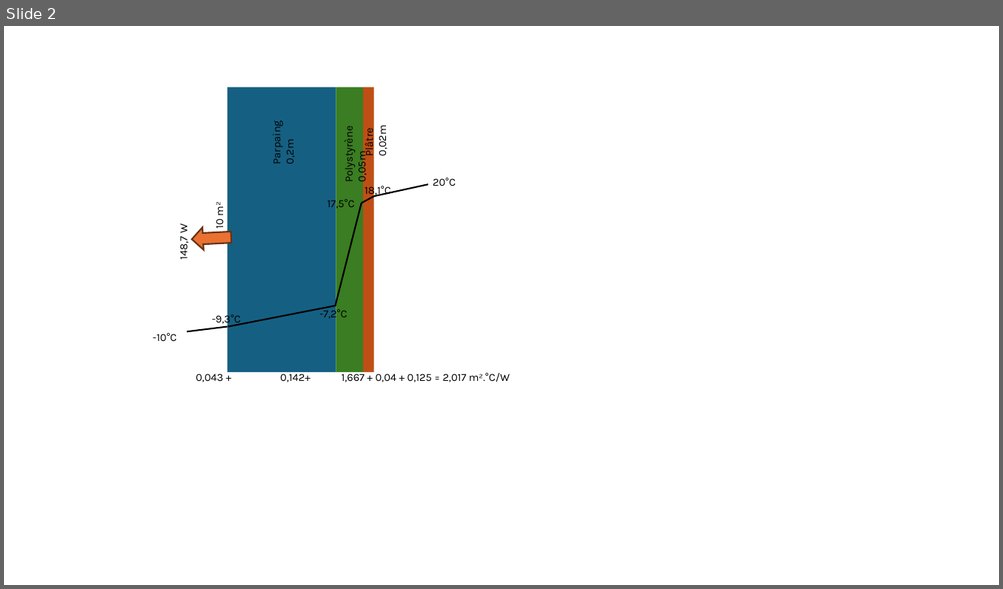
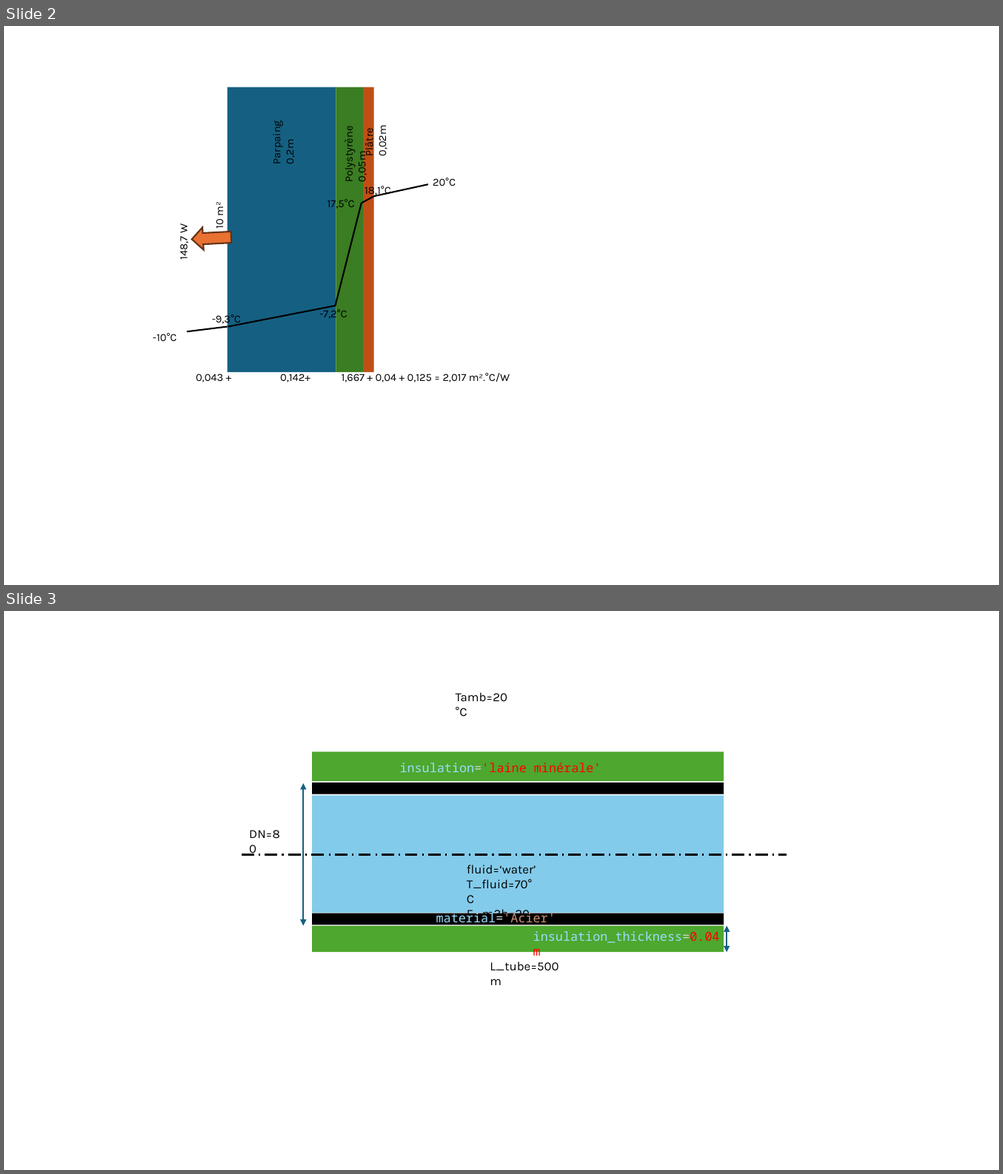
Before and after one commit to ZoheirHADID/EnergySystemModels-fr, a slide deck: Examples.pptx. Shown one above the other, each under a label of ours: slide 2 before the commit, slides 2 and 3 after it. The pictures are 1003x589 and 1003x1174 pixels, drawn with LibreOffice and Linux fonts; fonts in the diff are those of the drawing. Boxes give left, top, right and bottom in pixels: in the first picture for what was removed or moved away, otherwise in the second. Text is boxed around its words. In the diff, an @@ line names an element or a change of style, - is before the commit and + after.

```diff
--- a/Examples.pptx
+++ b/Examples.pptx
@@ slide 3 added at bbox=[4, 611, 999, 1170], background #FFFFFF @@
@@ group added at bbox=[242, 692, 786, 985]: 7 texts, 5 rectangles, 2 double arrows, 1 line @@
+DN=80
+fluid=‘water’
+T_fluid=70°C
+F_m3h=20
+L_tube=500 m
+material='Acier'
+insulation='laine minérale'
+insulation_thickness=0.04 m
+Tamb=20 °C
```
Also in this commit, not shown: 3 other files.
